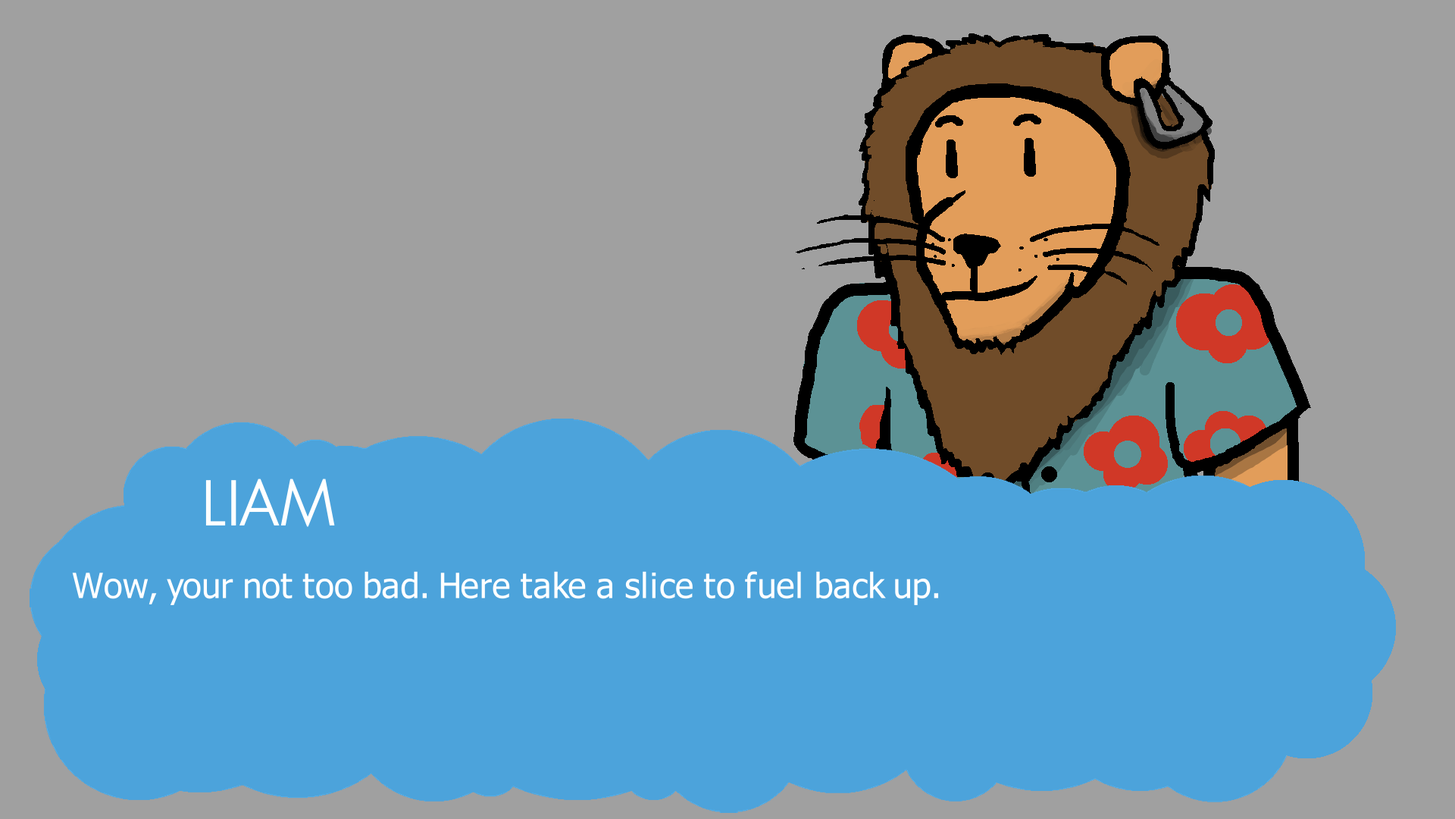
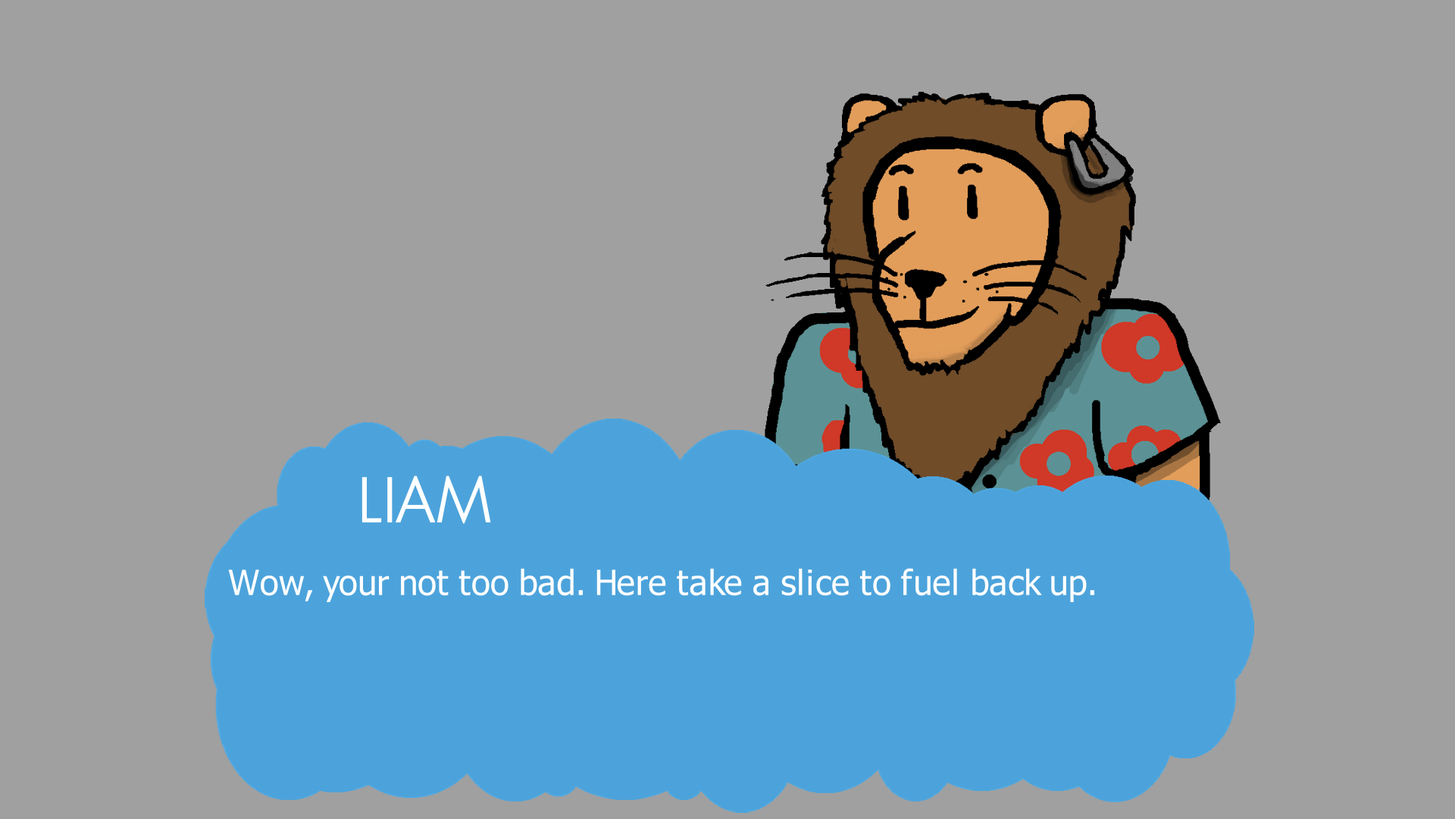
Layer changes from the first 1455x819 image to the second:
added group "Group 3" with 2 layers above "Vector Layer 1" over [204,391,1272,813]
added layer "Bubble" in group "Group 3" over [204,391,1272,813]
removed layer "Paint Layer 1" over [29,339,1397,813]
painted on "Shadow" (1st of 2, in "Group 2") over [582,33,1380,583]
hid "Lines Merged" (1st of 4, in "Group 2"), painted on it over [242,33,1397,680]
added layer "Lines Merged" (2nd of 4, in "Group 2") in group "Group 2" over [727,48,1359,583]
painted on "Color" (1st of 2, in "Group 2") over [194,33,1359,534]
added group "Group 2" (2nd of 2) with 5 layers above "Background" over [194,33,1397,680]
added layer "Shadow" (2nd of 2, in "Group 2") in group "Group 2" over [873,97,1213,506]
added layer "Lines Merged" (4th of 4, in "Group 2") in group "Group 2" over [727,48,1359,583]
added layer "Color" (2nd of 2, in "Group 2") in group "Group 2" over [194,33,1213,534]
painted on "Background" (1st of 2) over [29,33,1397,813]
